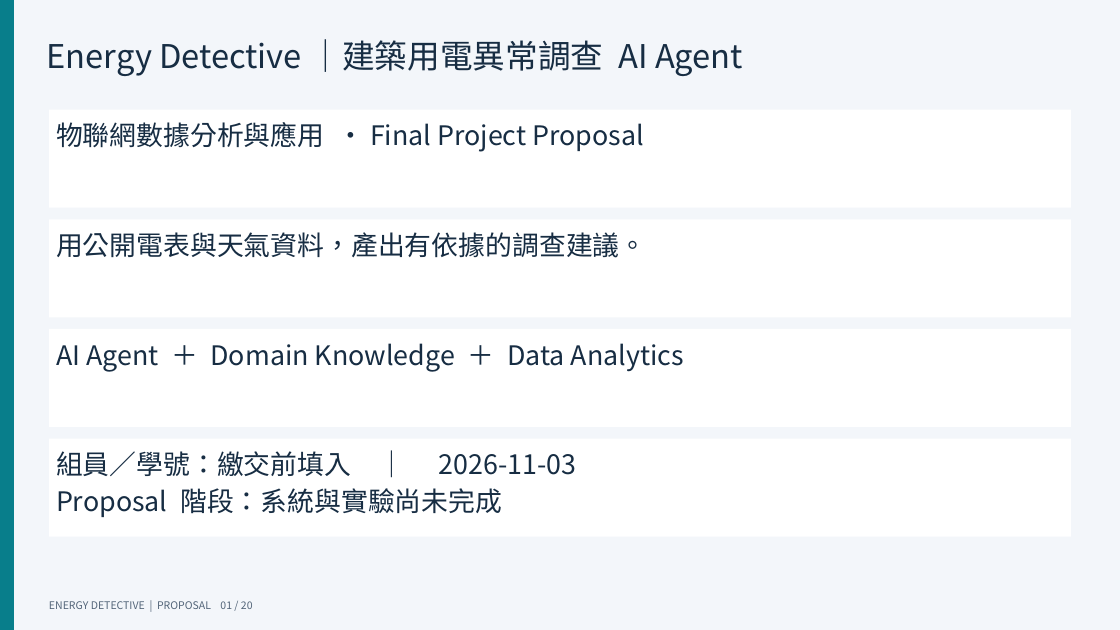
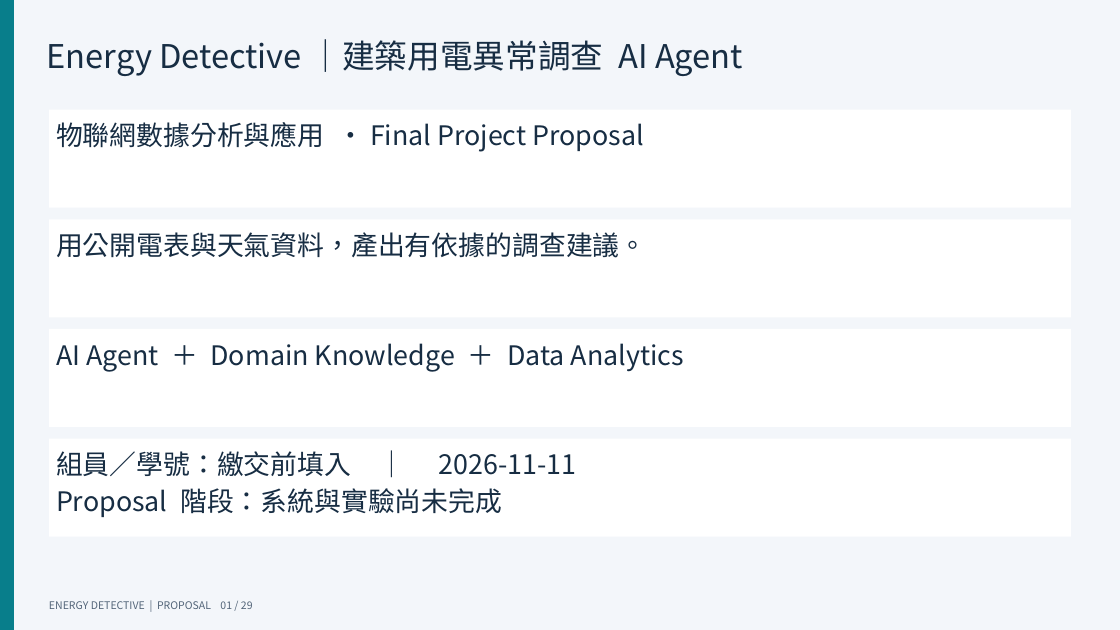
Before and after one commit to benson103081/energy-detective-agent, a slide deck: slide 1 of deliverables/Proposal.pptx. Drawn at 1120x630 pixels with LibreOffice and Linux fonts; fonts in the diff are those of the drawing. Boxes give left, top, right and bottom in pixels: in the first picture for what was removed or moved away, otherwise in the second. Text is boxed around its words. In the diff, an @@ line names an element or a change of style, - is before the commit and + after.

```diff
--- a/deliverables/Proposal.pptx
+++ b/deliverables/Proposal.pptx
@@ text in rectangle at (56, 451, 577, 476): text changed @@
-組員／學號：繳交前填入 ｜ 2026-11-03
+組員／學號：繳交前填入 ｜ 2026-11-11
```
Also in this commit, not shown: 19 other slides changed, 9 slides added, 20 other files.
